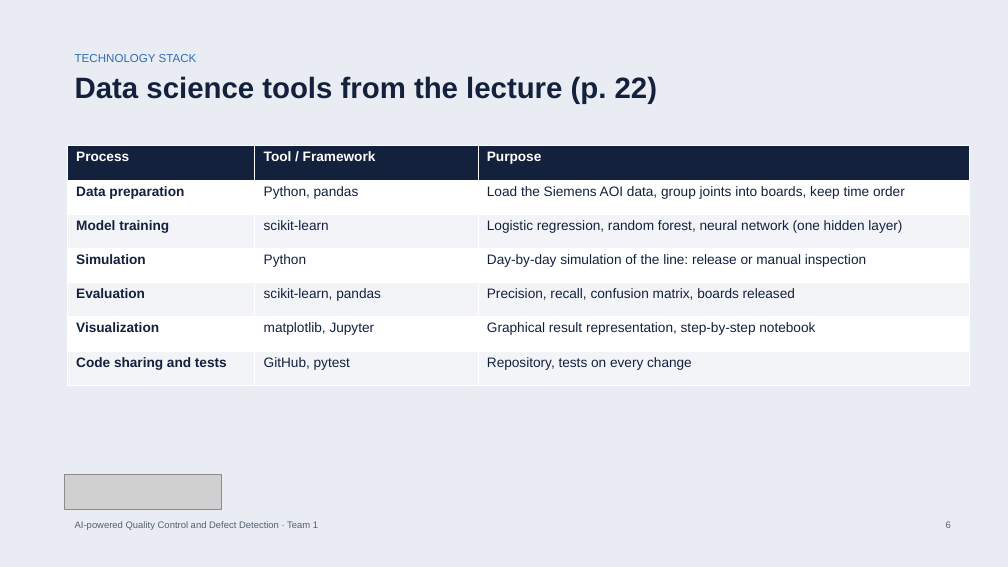
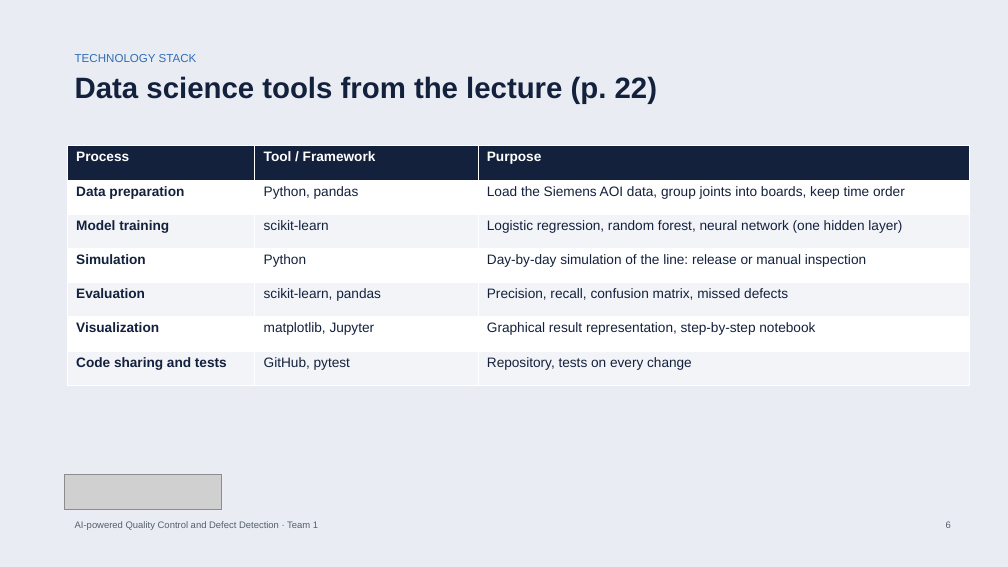
Before and after one commit to bodhi584/aoi-decision-gate, a slide deck: slide 6 of docs/slides_revised_topic.pptx. Drawn at 1008x567 pixels with LibreOffice and Linux fonts; fonts in the diff are those of the drawing; grey boxes stand for pictures. Boxes give left, top, right and bottom in pixels: in the first picture for what was removed or moved away, otherwise in the second. Text is boxed around its words. In the diff, an @@ line names an element or a change of style, - is before the commit and + after.

Commit message:
Standard terms: binary classification of AOI alarms (true defect or false call)

```diff
--- a/docs/slides_revised_topic.pptx
+++ b/docs/slides_revised_topic.pptx
@@ table at (67,146,969,386) @@
-row 5, column 3: Precision, recall, confusion matrix, boards released
+row 5, column 3: Precision, recall, confusion matrix, missed defects
```
Also in this commit, not shown: 10 other slides changed, 19 other files.
